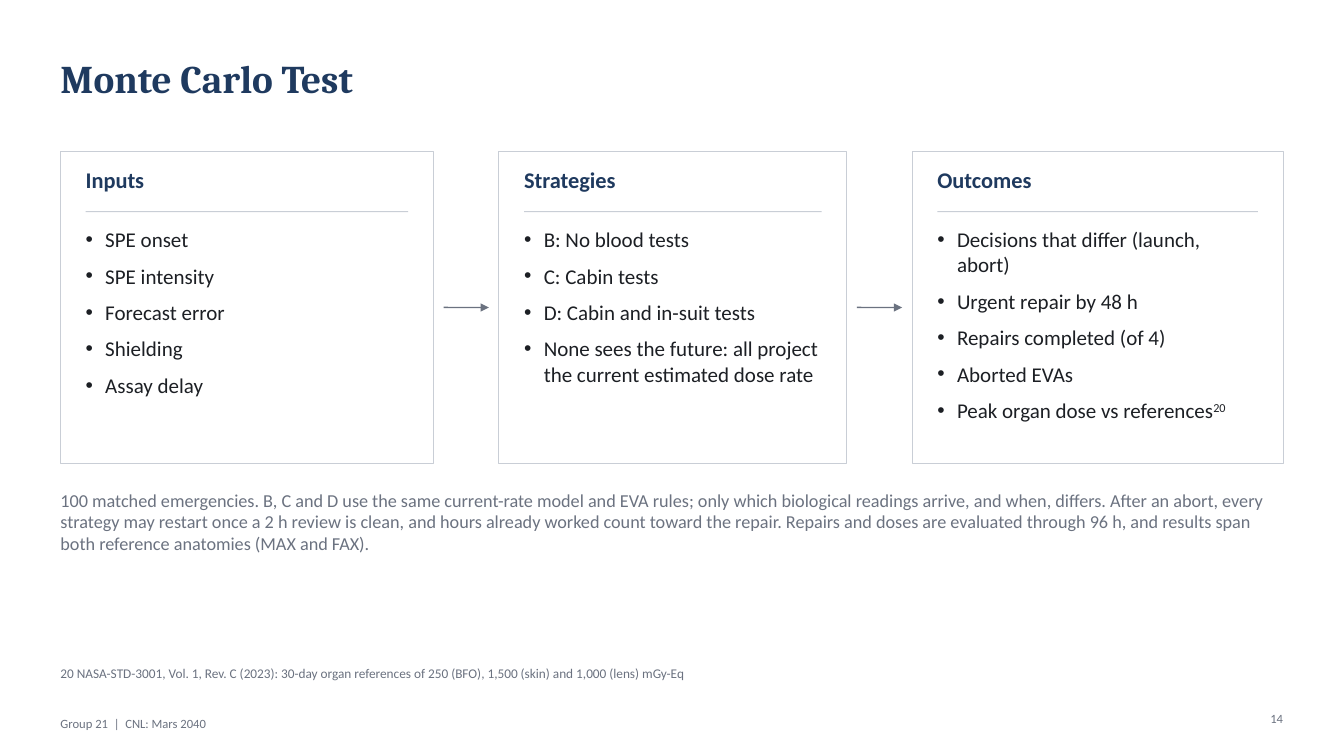
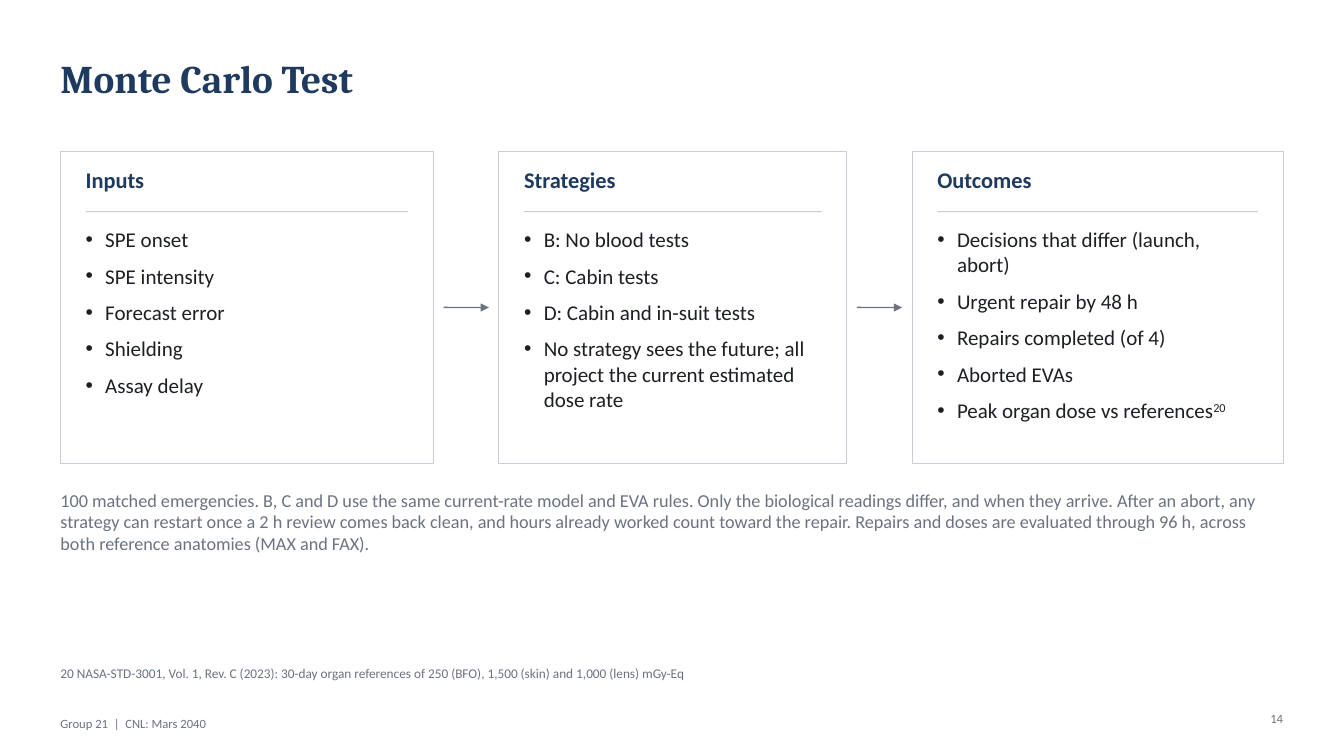
Before and after one commit to jruttan1/cnl-mars-2040, a slide deck: slide 14 of results/presentation/CNL_Team21_Presentation.pptx. Drawn at 1344x756 pixels with LibreOffice and Linux fonts; fonts in the diff are those of the drawing. Boxes give left, top, right and bottom in pixels: in the first picture for what was removed or moved away, otherwise in the second. Text is boxed around its words. In the diff, an @@ line names an element or a change of style, - is before the commit and + after.

```diff
--- a/results/presentation/CNL_Team21_Presentation.pptx
+++ b/results/presentation/CNL_Team21_Presentation.pptx
@@ text at box(544, 341, 805, 407): text changed @@
-• None sees the future: all project the current estimated dose rate
+• No strategy sees the future; all project the current estimated dose rate
@@ text at box(60, 494, 1255, 553): text changed @@
-100 matched emergencies. B, C and D use the same current-rate model and EVA rules; only which biological readings arrive, and when, differs. After an abort, every strategy may restart once a 2 h review is clean, and hours already worked count toward the repair. Repairs and doses are evaluated through 96 h, and results span both reference anatomies (MAX and FAX).
+100 matched emergencies. B, C and D use the same current-rate model and EVA rules. Only the biological readings differ, and when they arrive. After an abort, any strategy can restart once a 2 h review comes back clean, and hours already worked count toward the repair. Repairs and doses are evaluated through 96 h, across both reference anatomies (MAX and FAX).
```
Also in this commit, not shown: 5 other slides changed, 16 other files.
